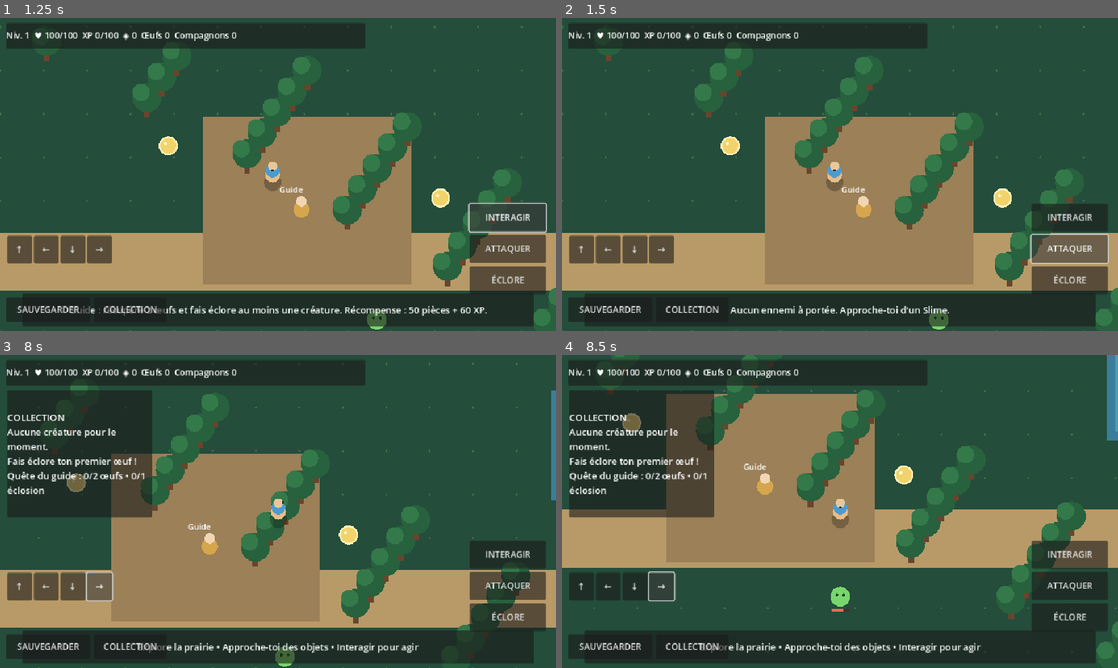
Above: before the commit, frames 1-4 (two rows, left to right).
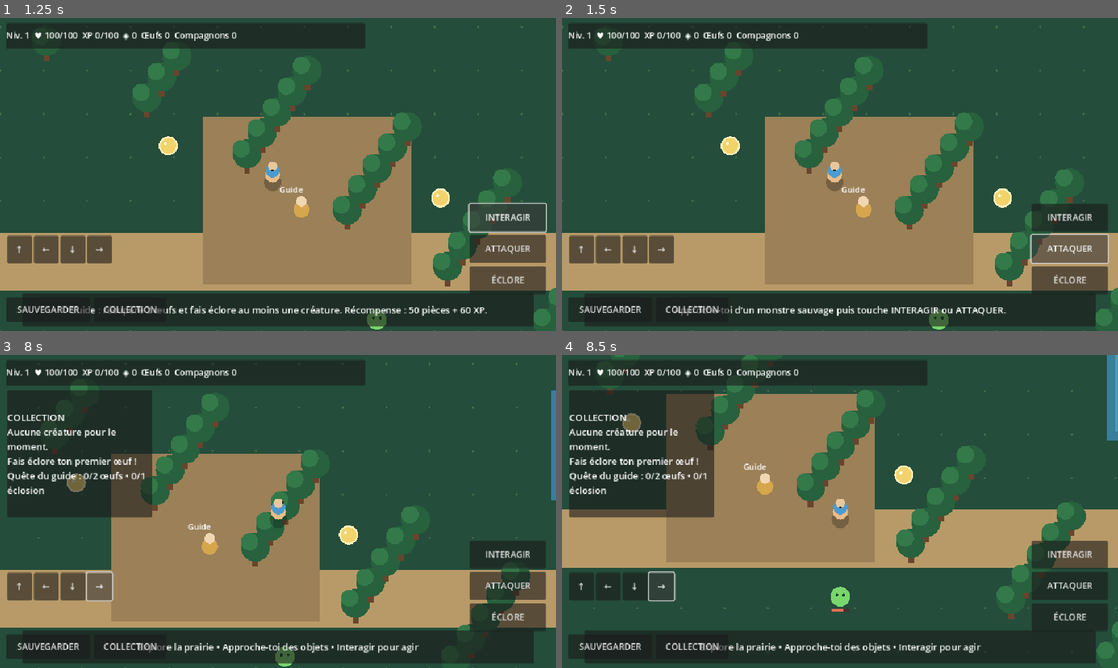
Above: after the commit, the same moments.

Repository: pierrecuny78-collab/Leaf1Game2D
Game: Godot game, scene res://scenes/main.tscn
The game is run twice, just before and just after one commit, with the same random seed, the same clock (stepped at 60 frames per second) and the same inputs.
Inputs:
- Up to frame 1 (1.25 s): click "INTERAGIR" at 0.5 s
- Up to frame 2 (1.5 s): click "ATTAQUER" at 1.25 s
- Up to frame 3 (8 s): click "ÉCLORE" at 2 s; click "SAUVEGARDER" at 2.75 s; click "COLLECTION" at 3.5 s; click "↑" at 4.25 s; click "←" at 5 s; click "↓" at 5.75 s; click "→" at 6.5 s; tap Enter at 7.25 s; hold D from 7.28 s (still down)
- Up to frame 4 (8.5 s): release D at 8.03 s; hold S from 8.03 s (still down)

Frame 1 is identical in both runs. In frame 2, 0.8% of the frame differs, in the area x 20-80%, y 91-96%; in frame 3, less than 0.1%; in frame 4, less than 0.1%.

Commit message:
Add turn-based monster battles and three-creature teams

Diff:
--- a/scripts/main.gd
+++ b/scripts/main.gd
@@ -6,6 +6,7 @@
 const SAVE_PATH := "user://leaf1game2d_save.json"
 const EGG_POINTS := [Vector2(290, 280), Vector2(760, 370), Vector2(930, 720), Vector2(1510, 520), Vector2(1850, 1080), Vector2(1260, 1190)]
 const CREATURE_POOL := ["Mousselin", "Flammèche", "Aquapup", "Sylphin", "Rocoeuf", "Luminette", "Brindibou"]
+const MAX_TEAM_SIZE := 3
 
 var player_pos := Vector2(470, 330)
 var player_dir := Vector2.DOWN
@@ -15,6 +16,15 @@
 var coins := 0
 var eggs := 0
 var creatures: Array = []
+var team: Array = []
+var team_hp: Dictionary = {}
+var active_team_index := 0
+var battle_active := false
+var battle_enemy_index := -1
+var battle_enemy_hp := 0
+var battle_enemy_max_hp := 0
+var battle_label: Label
+var battle_panel: PanelContainer
 var collected_eggs: Array = []
 var defeated_slimes: Array = []
 var quest_claimed := false
@@ -57,15 +67,6 @@
 		info_label.text = "Explore la prairie • Approche-toi des objets • Interagir pour agir"
 	if enemy_attack_cooldown > 0.0:
 		enemy_attack_cooldown -= delta
-	for enemy in enemies:
-		if enemy.alive and player_pos.distance_to(enemy.pos) < 72.0 and enemy_attack_cooldown <= 0.0:
-			hp = maxi(0, hp - 5)
-			enemy_attack_cooldown = 1.4
-			_set_message("Un Slime t'attaque ! Éloigne-toi ou utilise ATTAQUER.")
-			if hp <= 0:
-				hp = 50
-				player_pos = Vector2(470, 330)
-				_set_message("Tu as été soigné au village. Tes pièces et créatures sont conservées.")
 	_refresh_ui()
 	queue_redraw()
 
@@ -180,6 +181,55 @@
 	collection_label.autowrap_mode = TextServer.AUTOWRAP_WORD_SMART
 	collection_panel.add_child(collection_label)
 
+	battle_panel = PanelContainer.new()
+	battle_panel.anchor_left = 0.5
+	battle_panel.anchor_right = 0.5
+	battle_panel.anchor_top = 0.5
+	battle_panel.anchor_bottom = 0.5
+	battle_panel.offset_left = -190
+	battle_panel.offset_right = 190
+	battle_panel.offset_top = -150
+	battle_panel.offset_bottom = 150
+	battle_panel.visible = false
+	ui.add_child(battle_panel)
+	var battle_box := VBoxContainer.new()
+	battle_box.add_theme_constant_override("separation", 8)
+	battle_panel.add_child(battle_box)
+	var battle_title := Label.new()
+	battle_title.text = "COMBAT DE MONSTRES"
+	battle_title.horizontal_alignment = HORIZONTAL_ALIGNMENT_CENTER
+	battle_title.add_theme_font_size_override("font_size", 20)
+	battle_box.add_child(battle_title)
+	battle_label = Label.new()
+	battle_label.autowrap_mode = TextServer.AUTOWRAP_WORD_SMART
+	battle_label.horizontal_alignment = HORIZONTAL_ALIGNMENT_CENTER
+	battle_box.add_child(battle_label)
+	var battle_actions := HBoxContainer.new()
+	battle_box.add_child(battle_actions)
+	var basic_button := Button.new()
+	basic_button.text = "ATTAQUE"
+	basic_button.size_flags_horizontal = Control.SIZE_EXPAND_FILL
+	basic_button.pressed.connect(_battle_attack)
+	battle_actions.add_child(basic_button)
+	var skill_button := Button.new()
+	skill_button.text = "COMPÉTENCE"
+	skill_button.size_flags_horizontal = Control.SIZE_EXPAND_FILL
+	skill_button.pressed.connect(_battle_skill)
+	battle_actions.add_child(skill_button)
+	var battle_tools := HBoxContainer.new()
+	battle_box.add_child(battle_tools)
+	var switch_button := Button.new()
+	switch_button.text = "CHANGER"
+	switch_button.size_flags_horizontal = Control.SIZE_EXPAND_FILL
+	switch_button.pressed.connect(_battle_switch)
+	battle_tools.add_child(switch_button)
+	var flee_button := Button.new()
+	flee_button.text = "FUIR"
+	flee_button.size_flags_horizontal = Control.SIZE_EXPAND_FILL
+	flee_button.pressed.connect(_battle_flee)
+	battle_tools.add_child(flee_button)
+
+
 func _make_button(parent: Node, caption: String, offset: Vector2, button_size: Vector2) -> Button:
 	var b := Button.new()
 	b.text = caption
@@ -202,6 +252,11 @@
 	return b
 
 func _interact() -> void:
+	if battle_active: return
+	for i in range(enemies.size()):
+		if enemies[i].alive and player_pos.distance_to(enemies[i].pos) < 100.0:
+			_start_battle(i)
+			return
 	for i in range(EGG_POINTS.size()):
 		if not collected_eggs.has(i) and player_pos.distance_to(EGG_POINTS[i]) < 82.0:
 			collected_eggs.append(i)
@@ -231,34 +286,151 @@
 	eggs -= 1
 	var creature: String = CREATURE_POOL[randi() % CREATURE_POOL.size()]
 	creatures.append(creature)
+	if team.size() < MAX_TEAM_SIZE:
+		team.append(creature)
+		team_hp[creature] = _creature_stats(creature).hp
+		_set_message("Éclosion ! %s rejoint ta collection et ton équipe. +25 XP." % creature)
+	else:
+		_set_message("Éclosion ! %s rejoint ta collection. Équipe complète (3/3). +25 XP." % creature)
 	_add_xp(25)
-	_set_message("Éclosion ! %s rejoint ta collection. +25 XP." % creature)
 	_save_game()
 
 func _attack() -> void:
+	if battle_active:
+		_battle_attack()
+		return
 	var target_index := -1
 	var nearest := 999999.0
 	for i in range(enemies.size()):
 		var enemy = enemies[i]
 		if enemy.alive:
 			var distance := player_pos.distance_to(enemy.pos)
-			if distance < 95.0 and distance < nearest:
+			if distance < 115.0 and distance < nearest:
 				nearest = distance
 				target_index = i
 	if target_index == -1:
-		_set_message("Aucun ennemi à portée. Approche-toi d'un Slime.")
-		return
-	var target = enemies[target_index]
-	target.hp -= 20
-	if target.hp <= 0:
-		target.alive = false
-		defeated_slimes.append(target.id)
-		coins += 12
-		_add_xp(35)
-		_set_message("Slime vaincu ! +12 pièces et +35 XP.")
+		_set_message("Approche-toi d'un monstre sauvage puis touche INTERAGIR ou ATTAQUER.")
+		return
+	_start_battle(target_index)
+
+func _creature_stats(creature: String) -> Dictionary:
+	match creature:
+		"Mousselin": return {"hp":105, "attack":17, "element":"Nature", "skill":"Ronces vives"}
+		"Flammèche": return {"hp":82, "attack":23, "element":"Feu", "skill":"Boule ardente"}
+		"Aquapup": return {"hp":112, "attack":16, "element":"Eau", "skill":"Vague pressurisée"}
+		"Sylphin": return {"hp":88, "attack":21, "element":"Air", "skill":"Rafale"}
+		"Rocoeuf": return {"hp":145, "attack":13, "element":"Terre", "skill":"Éboulement"}
+		"Luminette": return {"hp":94, "attack":20, "element":"Lumière", "skill":"Éclat solaire"}
+		_: return {"hp":100, "attack":18, "element":"Nature", "skill":"Feuille-lame"}
+
+func _start_battle(enemy_index: int) -> void:
+	if team.is_empty():
+		_set_message("Fais éclore un compagnon avant de combattre.")
+		return
+	battle_active = true
+	battle_enemy_index = enemy_index
+	battle_enemy_max_hp = int(enemies[enemy_index].hp)
+	battle_enemy_hp = battle_enemy_max_hp
+	active_team_index = 0
+	for i in range(team.size()):
+		if int(team_hp.get(str(team[i]), _creature_stats(str(team[i])).hp)) > 0:
+			active_team_index = i
+			break
+	battle_panel.visible = true
+	_update_battle_ui()
+	_set_message("Combat commencé ! Choisis une action.")
+
+func _battle_attack() -> void:
+	if not battle_active: return
+	var creature := str(team[active_team_index])
+	var stats := _creature_stats(creature)
+	var damage := int(stats.attack) + level * 2
+	battle_enemy_hp = maxi(0, battle_enemy_hp - damage)
+	if battle_enemy_hp <= 0:
+		_battle_victory()
+		return
+	_battle_enemy_turn()
+	_update_battle_ui()
+
+func _battle_skill() -> void:
+	if not battle_active: return
+	var creature := str(team[active_team_index])
+	var stats := _creature_stats(creature)
+	var damage := int(stats.attack * 1.8) + level * 2
+	battle_enemy_hp = maxi(0, battle_enemy_hp - damage)
+	_set_message("%s utilise %s : %d dégâts !" % [creature, stats.skill, damage])
+	if battle_enemy_hp <= 0:
+		_battle_victory()
+		return
+	_battle_enemy_turn()
+	_update_battle_ui()
+
+func _battle_enemy_turn() -> void:
+	if not battle_active: return
+	var creature := str(team[active_team_index])
+	var damage := 9 + int(level / 2)
+	var remaining := maxi(0, int(team_hp.get(creature, _creature_stats(creature).hp)) - damage)
+	team_hp[creature] = remaining
+	if remaining <= 0:
+		_set_message("%s est K.-O. !" % creature)
+		var next_index := -1
+		for i in range(team.size()):
+			if int(team_hp.get(str(team[i]), 0)) > 0:
+				next_index = i
+				break
+		if next_index == -1:
+			_battle_defeat()
+			return
+		active_team_index = next_index
+		_set_message("À toi, %s ! Choisis ton action." % str(team[active_team_index]))
 	else:
-		_set_message("Coup porté au Slime ! Il lui reste %d PV." % target.hp)
+		_set_message("Le Slime contre-attaque : %d dégâts sur %s." % [damage, creature])
+
+func _battle_switch() -> void:
+	if not battle_active or team.size() < 2: return
+	for step in range(1, team.size() + 1):
+		var candidate := (active_team_index + step) % team.size()
+		if int(team_hp.get(str(team[candidate]), 0)) > 0:
+			active_team_index = candidate
+			_set_message("À toi, %s !" % str(team[active_team_index]))
+			_battle_enemy_turn()
+			_update_battle_ui()
+			return
+	_set_message("Aucun autre compagnon disponible.")
+
+func _battle_flee() -> void:
+	if not battle_active: return
+	battle_active = false
+	battle_panel.visible = false
+	_set_message("Tu as fui le combat. L'ennemi est toujours là.")
+
+func _battle_victory() -> void:
+	var enemy_id := str(enemies[battle_enemy_index].id)
+	enemies[battle_enemy_index].alive = false
+	defeated_slimes.append(enemy_id)
+	coins += 20
+	_add_xp(55)
+	battle_active = false
+	battle_panel.visible = false
+	_set_message("Victoire ! +20 pièces et +55 XP.")
 	_save_game()
+
+func _battle_defeat() -> void:
+	for creature in team:
+		team_hp[str(creature)] = _creature_stats(str(creature)).hp
+	battle_active = false
+	battle_panel.visible = false
+	player_pos = Vector2(470, 330)
+	_set_message("Équipe K.-O. Le guide a soigné et réanimé tes compagnons.")
+	_save_game()
+
+func _update_battle_ui() -> void:
+	if not battle_active or battle_label == null: return
+	var creature := str(team[active_team_index])
+	var stats := _creature_stats(creature)
+	var own_hp := int(team_hp.get(creature, stats.hp))
+	battle_label.text = "SLIME SAUVAGE\nPV : %d / %d\n\n%s • %s\nPV : %d / %d\nAttaque : %d | %s" % [battle_enemy_hp, battle_enemy_max_hp, creature, stats.element, own_hp, stats.hp, stats.attack, stats.skill]
+
 
 func _add_xp(amount: int) -> void:
 	xp += amount
@@ -293,7 +465,7 @@
 func _save_game() -> void:
 	var data := {
 		"player_pos":[player_pos.x, player_pos.y], "hp":hp, "xp":xp, "level":level,
-		"coins":coins, "eggs":eggs, "creatures":creatures, "collected_eggs":collected_eggs,
+		"coins":coins, "eggs":eggs, "creatures":creatures, "team":team, "team_hp":team_hp, "collected_eggs":collected_eggs,
 		"defeated_slimes":defeated_slimes, "quest_claimed":quest_claimed
 	}
 	var file := FileAccess.open(SAVE_PATH, FileAccess.WRITE)
@@ -316,6 +488,15 @@
 	coins = int(data.get("coins", 0))
 	eggs = int(data.get("eggs", 0))
 	creatures.assign(data.get("creatures", []))
+	team.assign(data.get("team", []))
+	team_hp = data.get("team_hp", {})
+	if team.is_empty() and not creatures.is_empty():
+		for creature in creatures:
+			if team.size() >= MAX_TEAM_SIZE: break
+			team.append(str(creature))
+	for creature in team:
+		if not team_hp.has(str(creature)):
+			team_hp[str(creature)] = _creature_stats(str(creature)).hp
 	collected_eggs.assign(data.get("collected_eggs", []))
 	defeated_slimes.assign(data.get("defeated_slimes", []))
 	quest_claimed = bool(data.get("quest_claimed", false))
